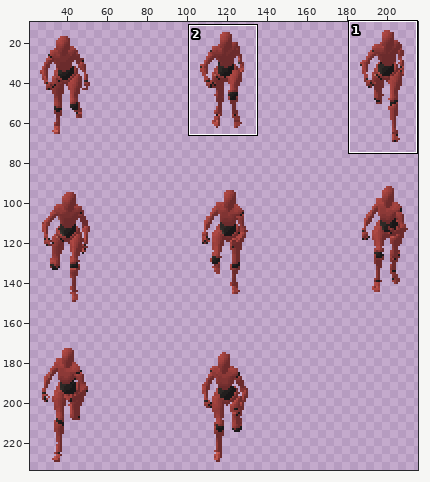
Edited in one commit: sprite sheet (scinese/Assets/Animation/ariana_anim/sprite_sheets/run_front.png). Above, an overview of the earlier version with the close-up marked.
Close-up. First the earlier version:
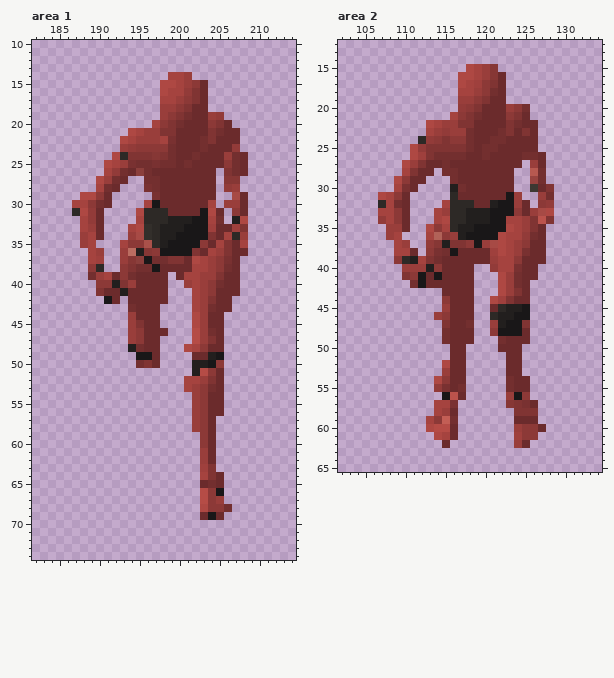
The file is 240x240 pixels. Colours within 5 levels of each other are drawn and written as one. Shown: area 1: x 182..214, y 10..74; area 2: x 102..134, y 12..65. The wide view leaves out empty margins. The commit also changed other parts of the picture, which this record leaves out.
New version:
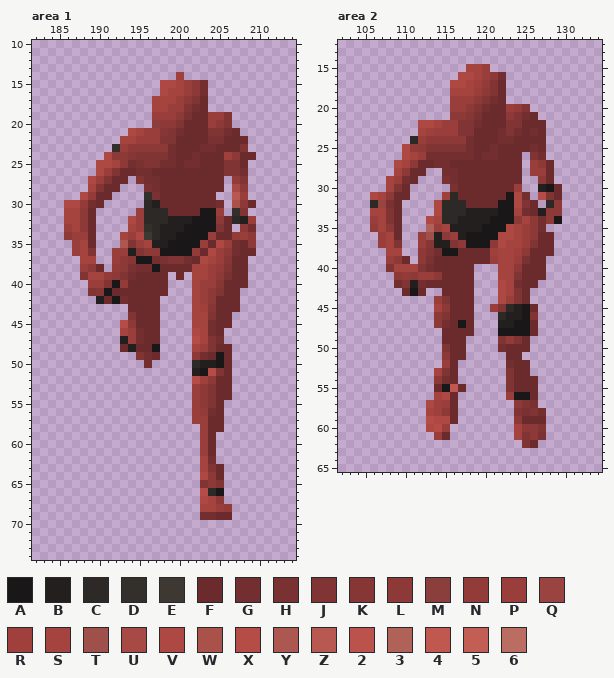
Palette (. is transparent): A #191718  B #221f1e  C #2d2926  D #332f2b  E #3d3832  F #6b2b2c  G #732f2f  H #793131  J #803433  K #863735  L #8c3937  M #8b3f3c  N #923b39  P #993e3b  Q #994440  R #9f403d  S #a5433f  T #a0504a  U #a74a45  V #ae4843  W #aa514a  X #b54c46  Y #ac5850  Z #b75950  2 #bb534c  3 #b16258  4 #c15850  5 #c35e55  6 #bb6d61
The exact change:
Changed rows in their new state; - is an unchanged pixel.
Area 1:
first column x 186:
14 -------------.R.--------
15 -----------------G------
16 ---------------PLG------
17 -----------S------------
18 -----------SS-P-G-------
19 -----------P-PLH---PJ---
20 -----------M-LJ---PLJ---
21 ------------K-G----JG---
22 -------S----JJ---FHH--F-
23 ------D-L---------G--FJ-
24 -----VLLK--J--------RL-F
25 ----V--LGHJJ----G---JJ--
26 ----VPJF-G---------F-JG-
27 ---VPJF--J---------F.NJ-
28 ---SJF-------------F.UL-
29 ---NF-----D----------ZP-
30 VVNGF.----CB------FG.WLF
31 SSLF.----P--------AP-DJ-
32 SSLF.---VP--------ALFCBP
33 PSLF.----P--------AJ-.LG
34 LP-F.--S-VE-------P-FN-L
35 -PSF---YJPSB-----P-VPGFL
36 -PSJ.-P-BJL-----N-V-LG-F
37 --S-.-PL-A--H--GFVSPK-F-
38 --P-F-N-H----------NJ-F-
39 --JSSNLJ-------.-S-LH-F-
40 ---PPJANF------.--PK--F-
41 ---JKA-F-----------J----
42 ----BFAG----.-----L--F--
43 --------F--------RK--F--
44 --------J-------SSJ-F---
45 -------XLF------SSG-F---
46 -------S-G--.---VS------
47 -------B-G-------S-G----
48 -------F-F-A---.-PJ-F---
49 ---------JG-----LGF-F---
50 ---------.G.----C-BAF---
51 -----------------AXJF---
52 ---------------.XRL-F---
53 ---------------.--J-F---
54 ------------------J-F---
55 ------------------J-----
56 -----------------NG-----
57 -----------------P-F----
58 ----------------.P-F----
59 -----------------P------
60 -----------------P------
62 -----------------SG-----
63 -----------------S-F----
64 -----------------VL-----
65 -----------------JLJ----
66 ------------------C-----
67 -----------------VSL----
68 -----------------SSPN---
69 -----------------GG-F---
Area 2:
first column x 106:
15 ------------S--.--------
16 ---------------LG-------
17 ----------V---N---------
18 ----------S----J--------
19 ----------P----G--------
20 ----------PP--G---NJ----
21 ----------L-KH-----GF---
22 ------V------G----J--F--
23 ------SR-P-JJ-----GFGF--
24 -----CPL-L-----F-G---F--
25 ----VNL-------F-----GF--
26 ----VSPG----G--G---.JG--
27 ---VSLF-G------------LF-
28 ---SLF-.----------F-PPF-
29 --SPG-.--H--------F-.LF-
30 --SJF.----HF------P-.BAF
31 VSLF-----R--------VG-XJF
32 CQHF.---VC--F--F--VJF.CL
33 S-JF.---VC-----B--SGFBLL
34 PSJF.--V-C-B-----ALSLGLA
35 NSLF.--3P-B--B------LG--
36 -PSF--PTB--------V-PL-F-
37 -PSJ.-PKB--LA-AL--SPJ-F-
38 --S-..LJGA------S-RL--F-
39 --P-F.LHF---------PH----
40 --JSSSJGF------.--L--F--
41 ---LN-PPL-------SSJ--F--
42 ---GJBG----------S--F---
43 ----FAF----------S------
44 --------PJ-----.VPJ-----
45 --------SL-----PJC--F---
46 --------LJ-----.C-B-J---
47 --------LG-AF--.-B-AF---
48 ---------F-----.---AF---
49 ---------F--.---JNJ-----
50 ---------J------G--F----
51 ---------L--------------
52 ---------P-.-----G-F----
53 --------SJ-.-----J-F----
54 --------LG-.-----J--F---
55 --------FA4F-----J--F---
56 --------SVF.-------AF---
57 -------VRPF------.LJH---
58 -------SRL---------H-G--
59 -------XVVF-------L--F--
60 ---------P.-------S--J--
61 --------PF.-------SJ-H--
62 ---------.--------.JF---
Boxes around the changes in both close-ups, in picture pixels (x1, y1, x2, y2):
changed: (64, 72, 256, 520)
changed: (370, 64, 562, 448)
